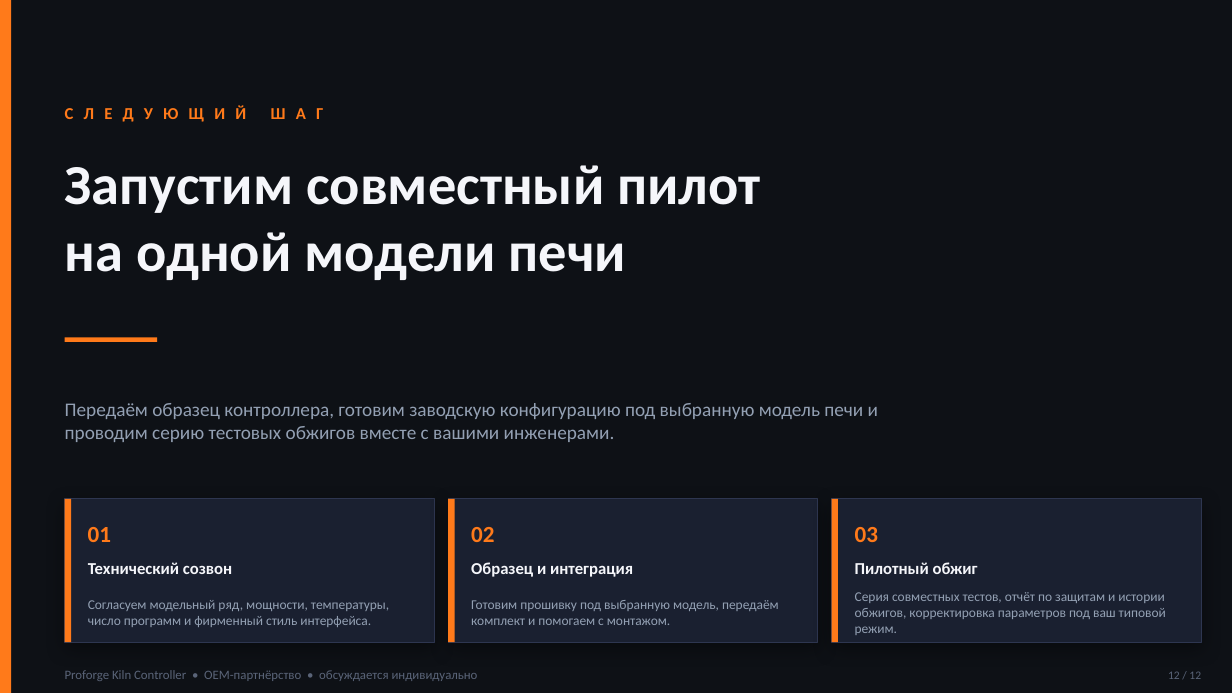
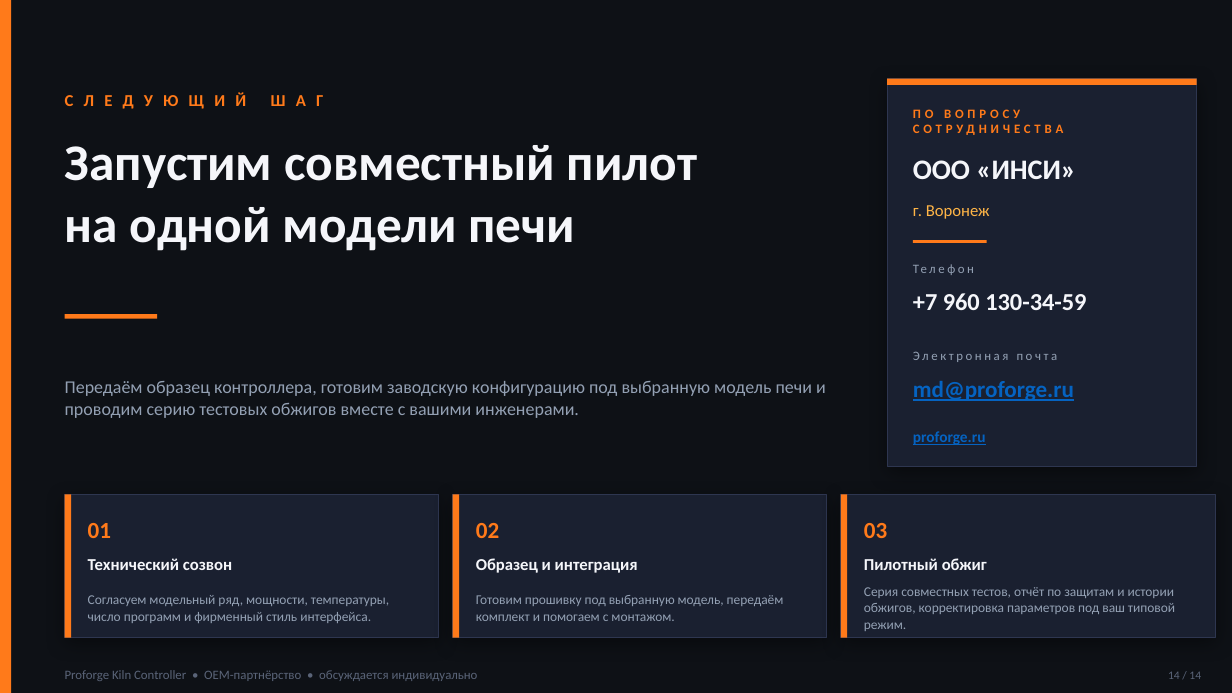
Before and after one commit to warmysh/website, a slide deck: slide 14 of public/files/OEM_Proforge_Kiln_Controller.pptx (slide 12 before the commit). Drawn at 1232x693 pixels with LibreOffice and Linux fonts; fonts in the diff are those of the drawing. Boxes give left, top, right and bottom in pixels: in the first picture for what was removed or moved away, otherwise in the second. Text is boxed around its words. In the diff, an @@ line names an element or a change of style, - is before the commit and + after.

```diff
--- a/public/files/OEM_Proforge_Kiln_Controller.pptx
+++ b/public/files/OEM_Proforge_Kiln_Controller.pptx
@@ text "СЛЕДУЮЩИЙ ШАГ" rewrapped from bbox=[65, 92, 1174, 134] to bbox=[65, 79, 804, 120] @@
@@ rectangle added at bbox=[887, 79, 1197, 467], fill #1A2030, outline #2E3650 0.75 pt @@
@@ rectangle added at bbox=[887, 79, 1197, 85], fill #FF7A1A @@
@@ text added at bbox=[913, 109, 1020, 118], 10 pt, text #FF7A1A, bold @@
+ПО ВОПРОСУ СОТРУДНИЧЕСТВА
@@ text "Запустим совместный пилот": place and size @@
-text "Запустим совместный пилот" at bbox=[65, 165, 760, 280]
+text "Запустим совместный пилот" at bbox=[65, 145, 697, 251]
@@ text "Запустим совместный пилот" at bbox=[65, 145, 697, 251]: size 44 to 40 pt @@
@@ text added at bbox=[913, 160, 1076, 179], 22 pt, text #F5F6FA, bold @@
+ООО «ИНСИ»
@@ text added at bbox=[913, 205, 990, 219], 13 pt, text #FFB547 @@
+г. Воронеж
@@ rectangle added at bbox=[913, 240, 987, 243], fill #FF7A1A @@
@@ text added at bbox=[913, 254, 1171, 282], 10 pt, text #93A0B3 @@
+Телефон
@@ text added at bbox=[913, 293, 1086, 310], 19 pt, text #F5F6FA, bold @@
++7 960 130-34-59
@@ rectangle: place and size @@
-rectangle at bbox=[65, 337, 157, 342]
+rectangle at bbox=[65, 314, 157, 319]
@@ text "Передаём образец контроллера, готовим заводскую ...": place and size @@
-text "Передаём образец контроллера, готовим заводскую ..." at bbox=[65, 403, 878, 442]
+text "Передаём образец контроллера, готовим заводскую ..." at bbox=[65, 381, 826, 418]
@@ text "Передаём образец контроллера, готовим заводскую ..." at bbox=[65, 381, 826, 418]: size 15 to 14 pt @@
@@ text added at bbox=[913, 352, 1058, 362], 10 pt, text #93A0B3 @@
+Электронная почта
@@ text added at bbox=[913, 381, 1074, 401], 18 pt, text #0563C1, bold, underline @@
+md@proforge.ru
@@ text added at bbox=[913, 431, 986, 445], 12 pt, text #0563C1, bold, underline @@
+proforge.ru
@@ rectangle: place and size @@
-rectangle at bbox=[65, 499, 71, 642]
+rectangle at bbox=[65, 494, 71, 638]
@@ rectangle: place and size @@
-rectangle at bbox=[65, 499, 434, 642]
+rectangle at bbox=[65, 494, 439, 638]
@@ text "01": place and size @@
-text "01" at bbox=[88, 527, 111, 542]
+text "01" at bbox=[88, 523, 111, 538]
@@ rectangle: place and size @@
-rectangle at bbox=[448, 499, 455, 642]
+rectangle at bbox=[453, 494, 459, 638]
@@ rectangle: place and size @@
-rectangle at bbox=[448, 499, 818, 642]
+rectangle at bbox=[453, 494, 827, 638]
@@ text "02": place and size @@
-text "02" at bbox=[471, 527, 494, 542]
+text "02" at bbox=[476, 523, 499, 538]
@@ rectangle: place and size @@
-rectangle at bbox=[832, 499, 838, 642]
+rectangle at bbox=[841, 494, 848, 638]
@@ rectangle: place and size @@
-rectangle at bbox=[832, 499, 1202, 642]
+rectangle at bbox=[841, 494, 1215, 638]
@@ text "03": place and size @@
-text "03" at bbox=[855, 527, 878, 542]
+text "03" at bbox=[864, 523, 887, 538]
@@ text "Технический созвон": place and size @@
-text "Технический созвон" at bbox=[88, 562, 232, 574]
+text "Технический созвон" at bbox=[88, 558, 232, 570]
@@ text "Образец и интеграция": place and size @@
-text "Образец и интеграция" at bbox=[471, 562, 633, 577]
+text "Образец и интеграция" at bbox=[476, 558, 638, 573]
@@ text "Пилотный обжиг": place and size @@
-text "Пилотный обжиг" at bbox=[855, 562, 978, 574]
+text "Пилотный обжиг" at bbox=[864, 558, 987, 570]
@@ text "Согласуем модельный ряд, мощности, температуры, ...": place and size @@
-text "Согласуем модельный ряд, мощности, температуры, ..." at bbox=[88, 600, 389, 627]
+text "Согласуем модельный ряд, мощности, температуры, ..." at bbox=[88, 595, 389, 623]
@@ text "Готовим прошивку под выбранную модель, ...": place and size @@
-text "Готовим прошивку под выбранную модель, ..." at bbox=[471, 600, 779, 625]
+text "Готовим прошивку под выбранную модель, ..." at bbox=[476, 595, 784, 621]
@@ text "Серия совместных тестов, отчёт по ...": place and size @@
-text "Серия совместных тестов, отчёт по ..." at bbox=[855, 592, 1166, 635]
+text "Серия совместных тестов, отчёт по ..." at bbox=[864, 587, 1175, 631]
@@ text at bbox=[1168, 672, 1201, 679]: text changed @@
-12 / 12
+14 / 14
```
Also in this commit, not shown: 10 other slides changed, 2 slides added, 39 other files.
